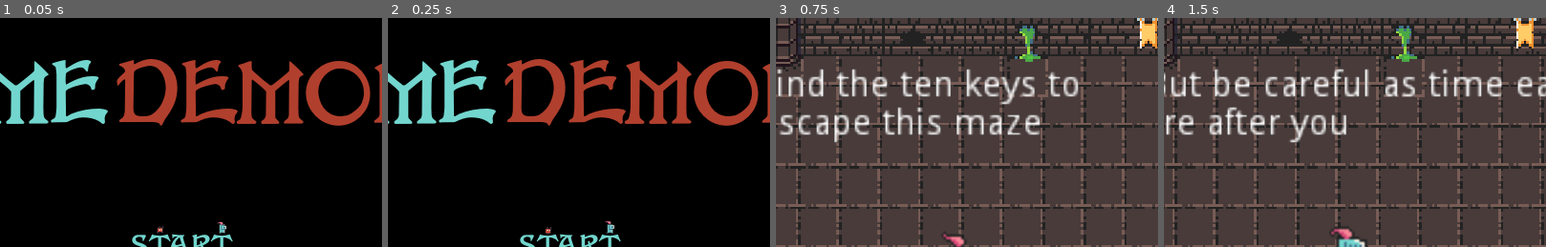
Above: before the commit, frames 1-4 (left to right).
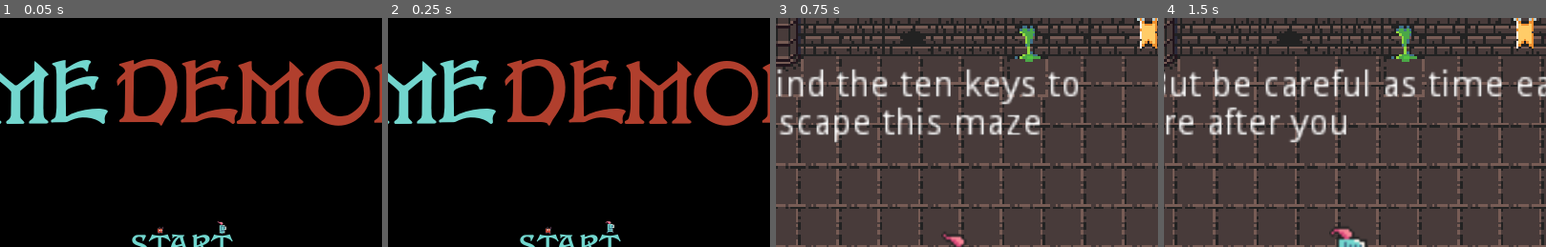
Above: after the commit, the same moments.

Repository: Narrop/Jame-Gam
Game: Godot game, scene res://scenes/menu/menu.tscn
Two runs of this game, one before a commit and one after it. Both use one fixed random seed, a clock stepped at 60 frames per second and the inputs below.
Inputs (mouse positions are % of the whole screen's width and height, from its top left):
- Up to frame 1 (0.05 s): no input
- Up to frame 2 (0.25 s): no input
- Up to frame 3 (0.75 s): click "START" at 0.5 s
- Up to frame 4 (1.5 s): tap Enter (ui_accept) at 1.25 s; move the mouse to (72, 45) at 1.27 s; hold Right (ui_right) from 1.28 s (still down)
The pictures show only the part of the screen within x 26-76%, y 0-50%; the shares and areas given below are measured in that part.

The runs differ from the first frame. In frame 1, less than 0.1% of the frame differs, in the area x 41-60%, y 88-95%; in frame 2, less than 0.1%; in frame 3, nothing differs; in frame 4, nothing differs.

Commit message:
Update menu.tscn

Diff:
--- a/scenes/menu/menu.tscn
+++ b/scenes/menu/menu.tscn
@@ -170,19 +170,21 @@
 [node name="knight" type="AnimatedSprite" parent="."]
 position = Vector2( 658, 327 )
 frames = SubResource( 13 )
+frame = 3
 playing = true
 
 [node name="demon" type="AnimatedSprite" parent="."]
 position = Vector2( 560, 333 )
 frames = SubResource( 14 )
-frame = 1
 playing = true
 
 [node name="button_pressed" type="AudioStreamPlayer" parent="." groups=["SOUND_EFFECT"]]
 stream = ExtResource( 12 )
+volume_db = -20.0
 
 [node name="music_menu_tuto" type="AudioStreamPlayer" parent="." groups=["MUSIC"]]
 stream = ExtResource( 13 )
+volume_db = -20.0
 
 [node name="time" type="Label" parent="."]
 margin_left = 129.0
